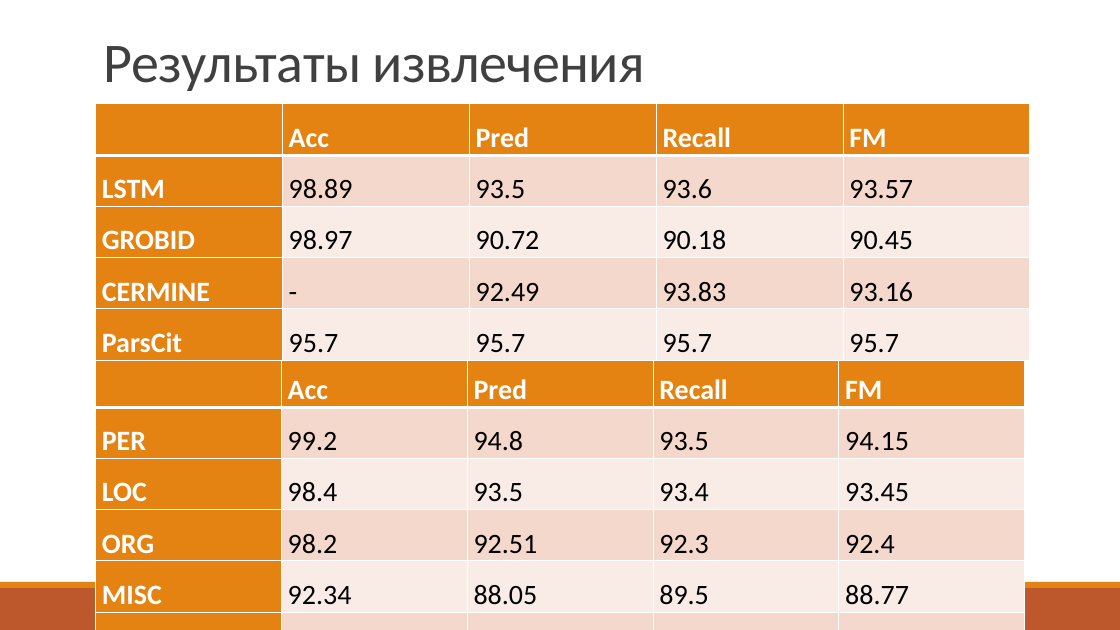
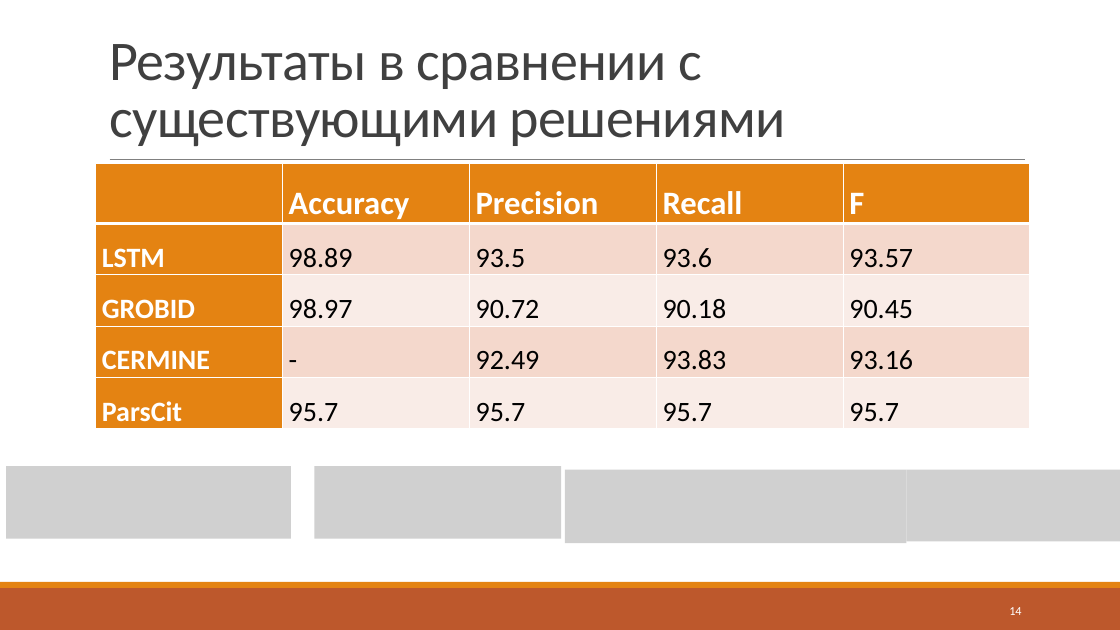
Before and after one commit to J-CITY/METADATA-EXTRACTOR, a slide deck: slide 14 of report.pptx (slide 15 before the commit). Drawn at 1120x630 pixels with LibreOffice and Linux fonts; fonts in the diff are those of the drawing; grey boxes stand for pictures. Boxes give left, top, right and bottom in pixels: in the first picture for what was removed or moved away, otherwise in the second. Text is boxed around its words. In the diff, an @@ line names an element or a change of style, - is before the commit and + after.

```diff
--- a/report.pptx
+++ b/report.pptx
@@ title at (x1=109, y1=44, x2=786, y2=146): text changed @@
-Результаты извлечения
+Результаты в сравнении с существующими решениями
@@ table at (x1=96, y1=164, x2=1028, y2=426) @@
-row 1:  | Acc | Pred | Recall | FM
+row 1:  | Accuracy | Precision | Recall | F
@@ size 24 to 28 pt in "Recall" @@
@@ table resized from (x1=96, y1=104, x2=1028, y2=357) to (x1=96, y1=164, x2=1028, y2=426) @@
@@ table removed at (x1=96, y1=356, x2=1024, y2=628), 6 rows, 5 columns @@
- | Acc | Pred | Recall | FM
-PER | 99.2 | 94.8 | 93.5 | 94.15
-LOC | 98.4 | 93.5 | 93.4 | 93.45
-ORG | 98.2 | 92.51 | 92.3 | 92.4
-MISC | 92.34 | 88.05 | 89.5 | 88.77
-REF | 95.4 | 98.34 | 98.01 | 98.17
@@ picture added at (x1=6, y1=466, x2=291, y2=539) @@
@@ picture added at (x1=314, y1=466, x2=561, y2=539) @@
@@ picture added at (x1=565, y1=470, x2=907, y2=543) @@
@@ picture added at (x1=907, y1=470, x2=1120, y2=541) @@
@@ page number added at (x1=1009, y1=607, x2=1021, y2=615), 10.5 pt, text #FFFFFF @@
+14
```
Also in this commit, not shown: 6 other slides changed, 1 slide added, 2 other files.
